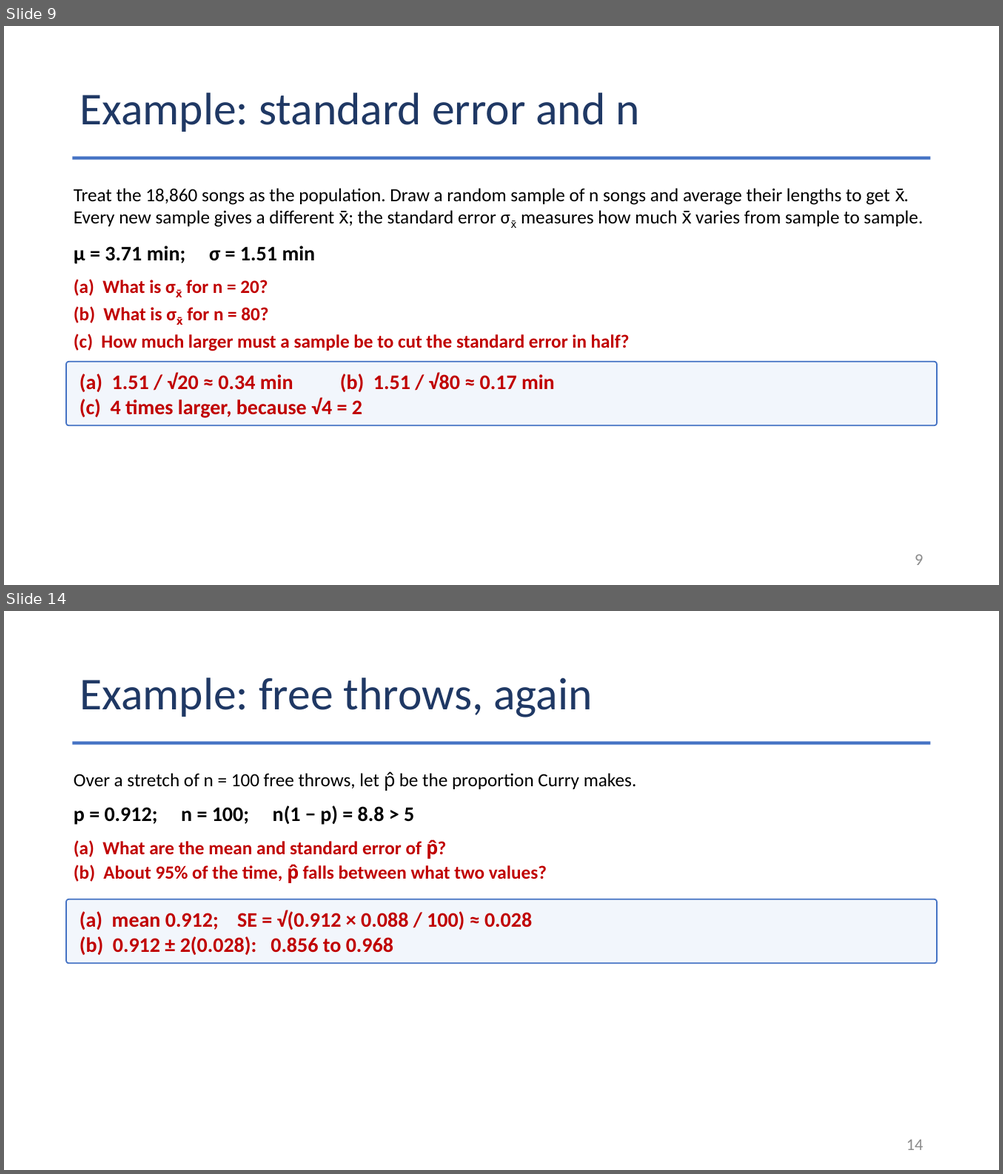
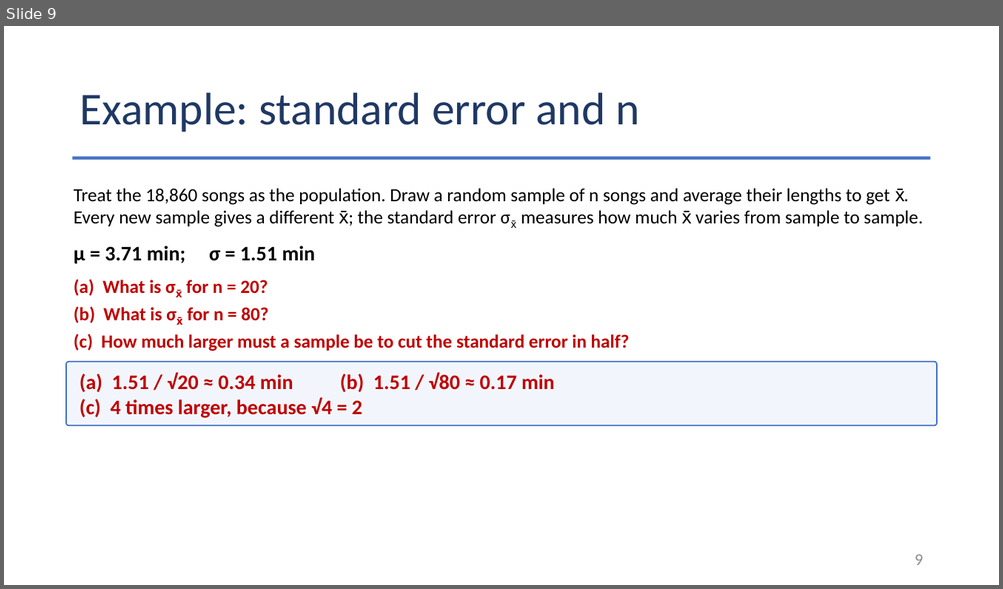
Before and after one commit to Jarred6068/UI_STAT251-03_Spring_2024, a slide deck: docs/lecture_slides/Week 8/2026/Week8_Lecture18_Slides_10_12_2026.pptx. Shown one above the other, each under a label of ours: slides 9 and 14 before the commit, slide 9 after it; the slides between them are not shown. The pictures are 1003x1174 and 1003x589 pixels, drawn with LibreOffice and Linux fonts; fonts in the diff are those of the drawing. Boxes give left, top, right and bottom in pixels: in the first picture for what was removed or moved away, otherwise in the second. Text is boxed around its words. In the diff, an @@ line names an element or a change of style, - is before the commit and + after.

```diff
--- a/docs/lecture_slides/Week 8/2026/Week8_Lecture18_Slides_10_12_2026.pptx
+++ b/docs/lecture_slides/Week 8/2026/Week8_Lecture18_Slides_10_12_2026.pptx
@@ slide 14 removed at <box>4,611,999,1170</box>, background #FFFFFF @@
@@ title removed at <box>79,678,592,718</box> @@
-Example: free throws, again
@@ rectangle removed at <box>73,741,930,744</box> @@
@@ text removed at <box>74,772,637,791</box> @@
-Over a stretch of n = 100 free throws, let p̂ be the proportion Curry makes.
@@ text removed at <box>74,806,414,825</box> @@
-p = 0.912; n = 100; n(1 − p) = 8.8 > 5
@@ text removed at <box>74,840,546,883</box> @@
-(a) What are the mean and standard error of p̂?
-(b) About 95% of the time, p̂ falls between what two values?
@@ rounded rectangle removed at <box>66,900,936,964</box> @@
-(a) mean 0.912; SE = √(0.912 × 0.088 / 100) ≈ 0.028
-(b) 0.912 ± 2(0.028): 0.856 to 0.968
@@ page number removed at <box>906,1139,923,1150</box> @@
-14
```
Also in this commit, not shown: 1 slide changed, 9 other slides removed, 22 other files.
